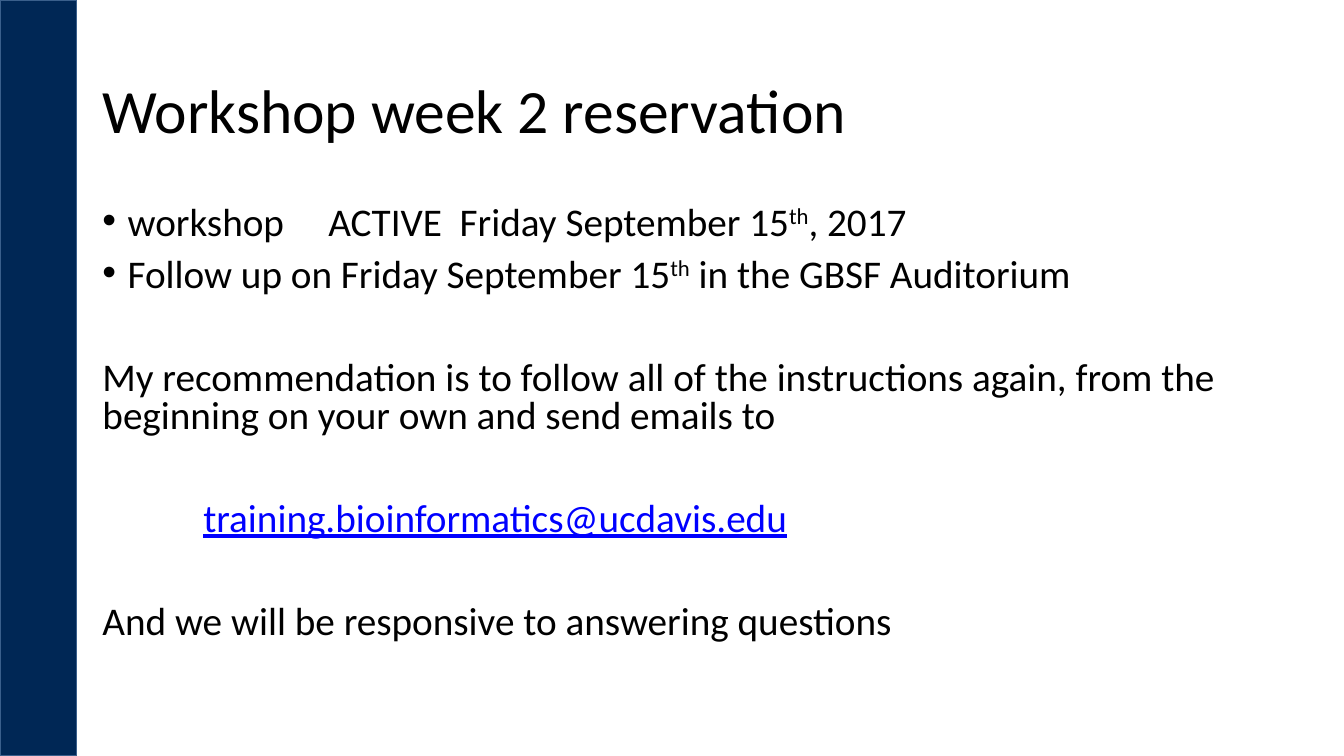
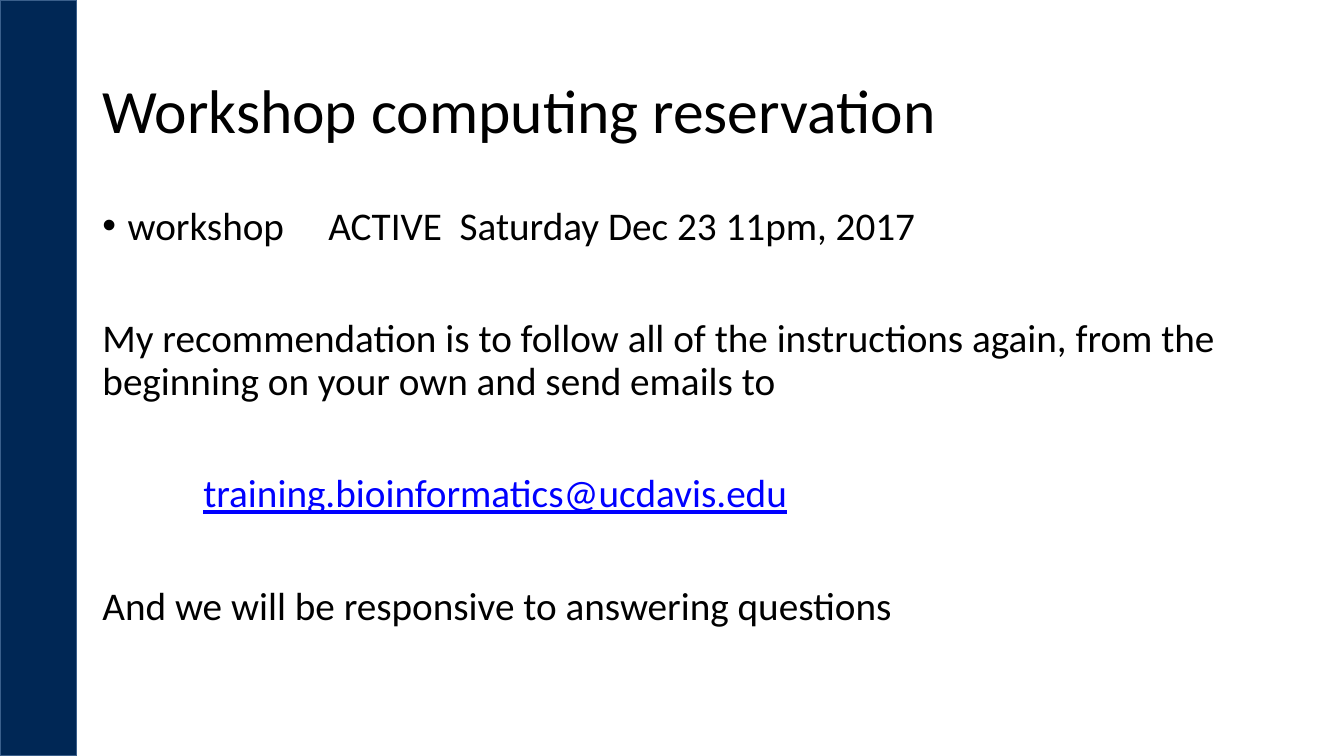
Before and after one commit to ucdavis-bioinformatics-training/2017_2018-single-cell-RNA-sequencing-Workshop-UCD_UCB_UCSF, a slide deck: slide 5 of wednesday/Closing_Thoughts.pptx. Drawn at 1344x756 pixels with LibreOffice and Linux fonts; fonts in the diff are those of the drawing; background and template pictures are left out. Boxes give left, top, right and bottom in pixels: in the first picture for what was removed or moved away, otherwise in the second. Text is boxed around its words. In the diff, an @@ line names an element or a change of style, - is before the commit and + after.

```diff
--- a/wednesday/Closing_Thoughts.pptx
+++ b/wednesday/Closing_Thoughts.pptx
@@ title at (102, 90, 936, 144): text changed @@
-Workshop week 2 reservation
+Workshop computing reservation
@@ text at (128, 212, 915, 247): text changed @@
-• workshop ACTIVE Friday September 15th, 2017
-• Follow up on Friday September 15th in the GBSF Auditorium
+• workshop ACTIVE Saturday Dec 23 11pm, 2017
@@ text at (102, 324, 1214, 627): line spacing 0.8 to 0.9 @@
```
Also in this commit, not shown: 2 slides removed, 3 other files.
